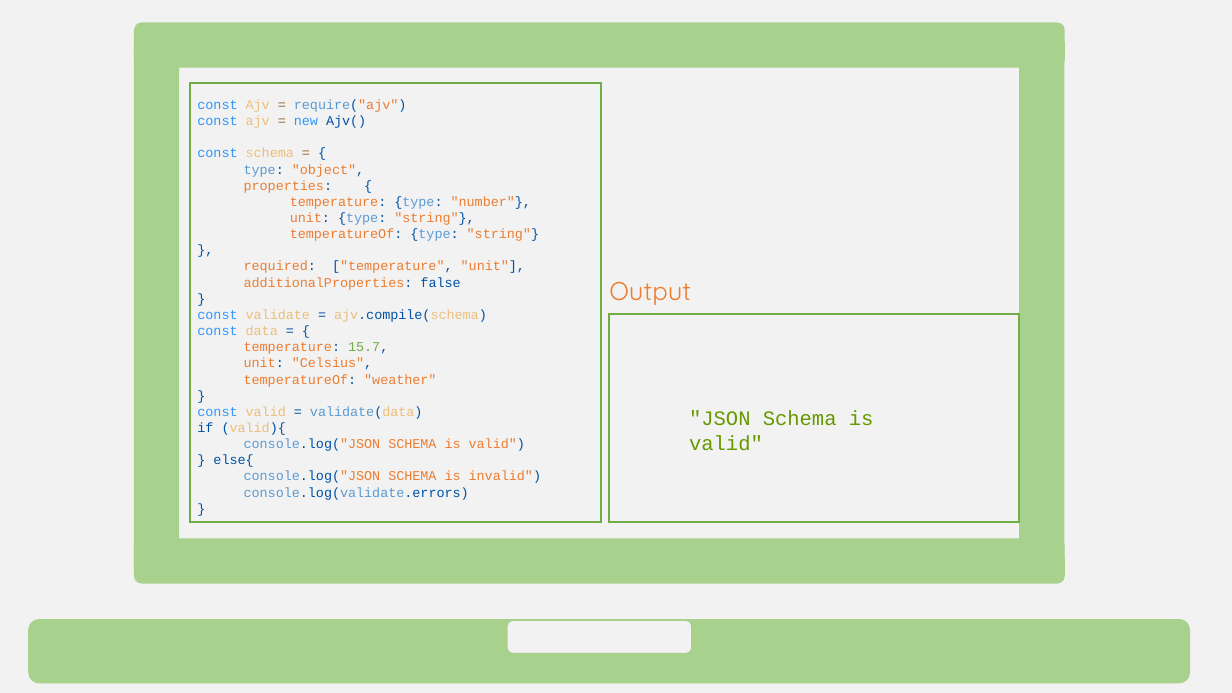
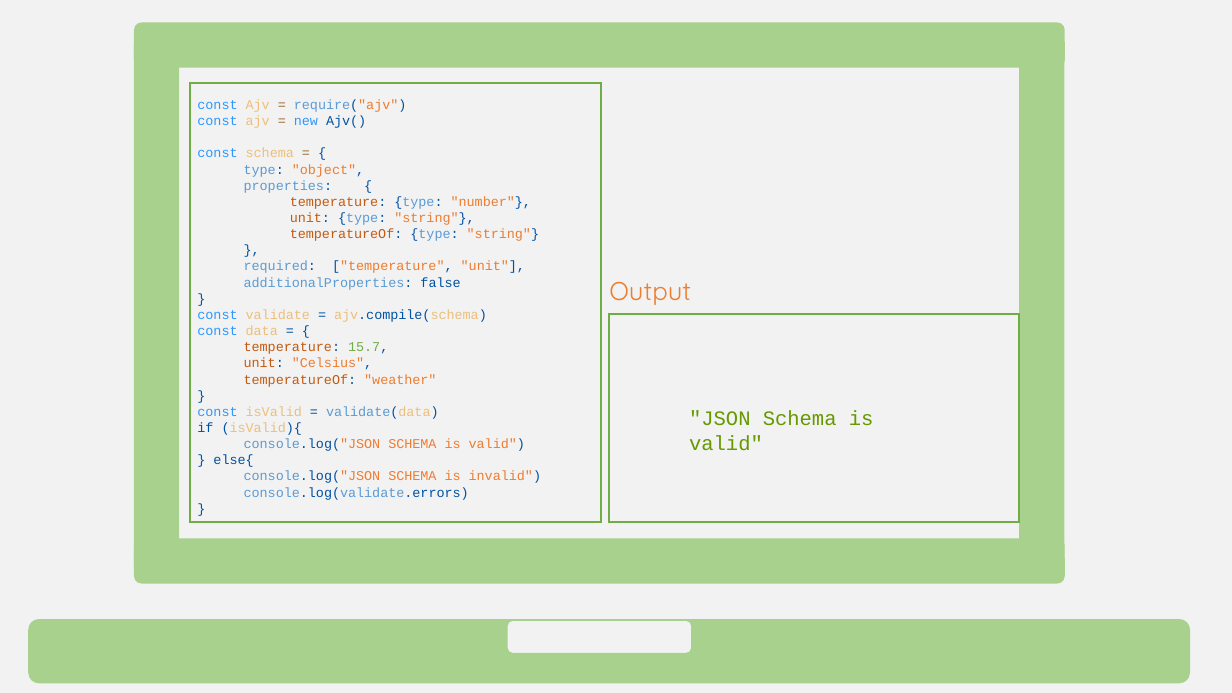
Before and after one commit to w3c/wot-cg, a slide deck: slide 18 of Tutorials/whatiswot/8-JSON_Schema_in_Practice_3/8-JSON_Schema_in_Practice_3.pptx. Drawn at 1232x693 pixels with LibreOffice and Linux fonts; fonts in the diff are those of the drawing. Boxes give left, top, right and bottom in pixels: in the first picture for what was removed or moved away, otherwise in the second. Text is boxed around its words. In the diff, an @@ line names an element or a change of style, - is before the commit and + after.

```diff
--- a/Tutorials/whatiswot/8-JSON_Schema_in_Practice_3/8-JSON_Schema_in_Practice_3.pptx
+++ b/Tutorials/whatiswot/8-JSON_Schema_in_Practice_3/8-JSON_Schema_in_Practice_3.pptx
@@ text at [244,180,539,387]: text colour #ED7D31 to #5B9BD5 in "properties:", "required:", "additionalProperties:"; text colour #ED7D31 to #C55A11 in "temperature:", "unit:", "temperatureOf:", "temperature:" and 2 more places @@
@@ text at [197,406,439,435]: text changed @@
-const valid = validate(data)
-if (valid){
+const isValid = validate(data)
+if (isValid){
```
Also in this commit, not shown: 9 other slides changed.
